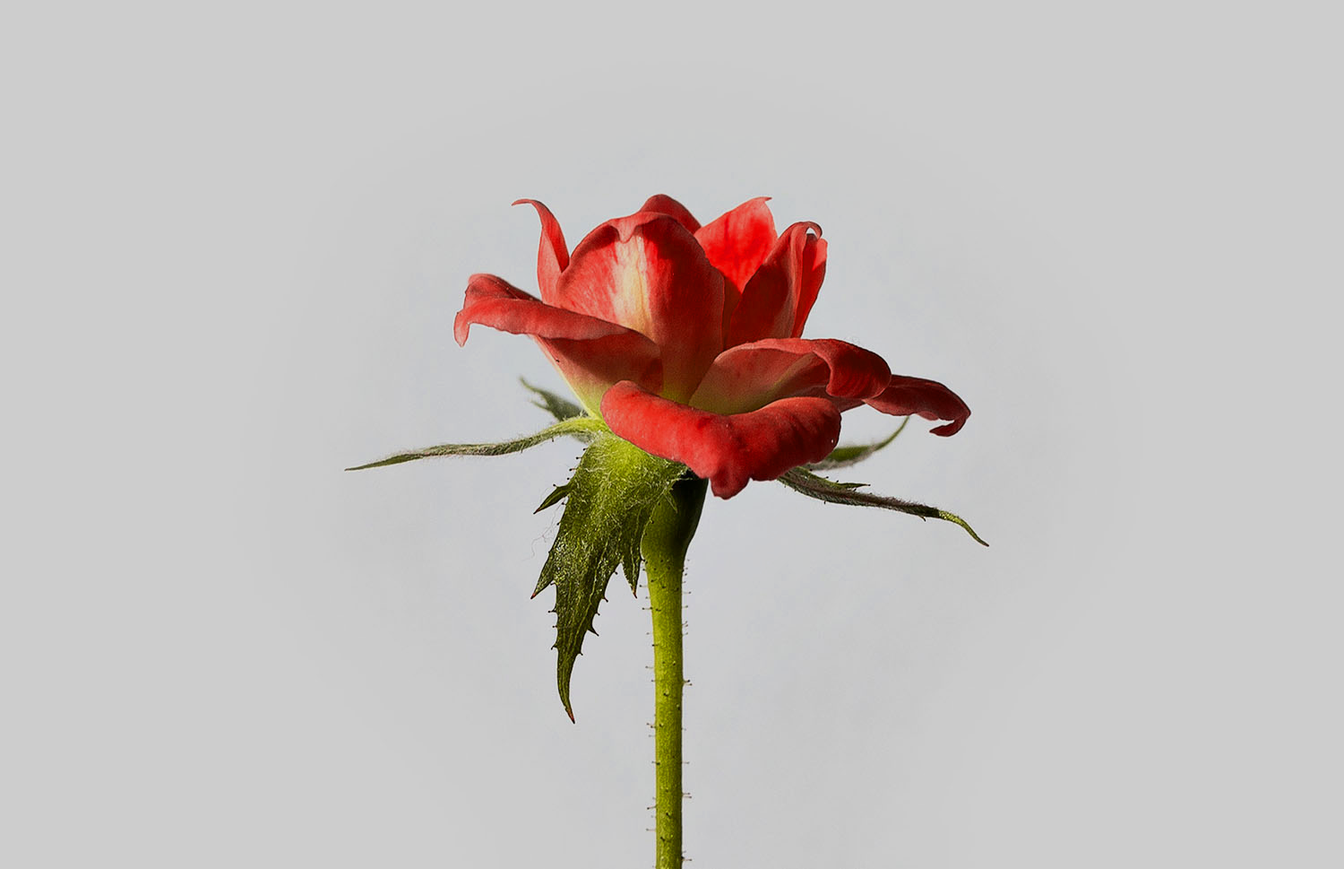
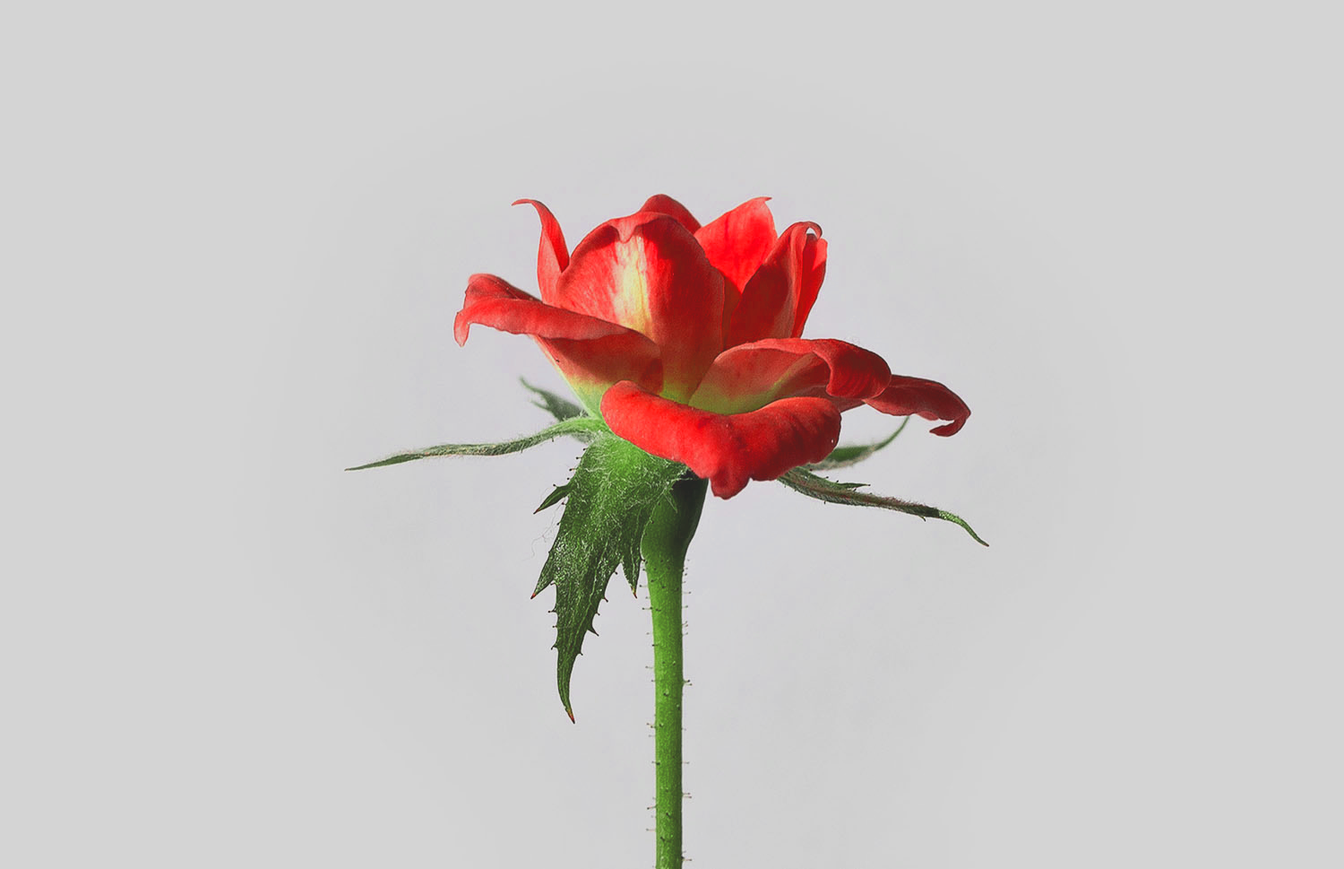
The second 1344 × 869 image is a revision of the first. Changes to its layers:
pixels changed over 0, 0, 1344, 869 (layer not identified)
